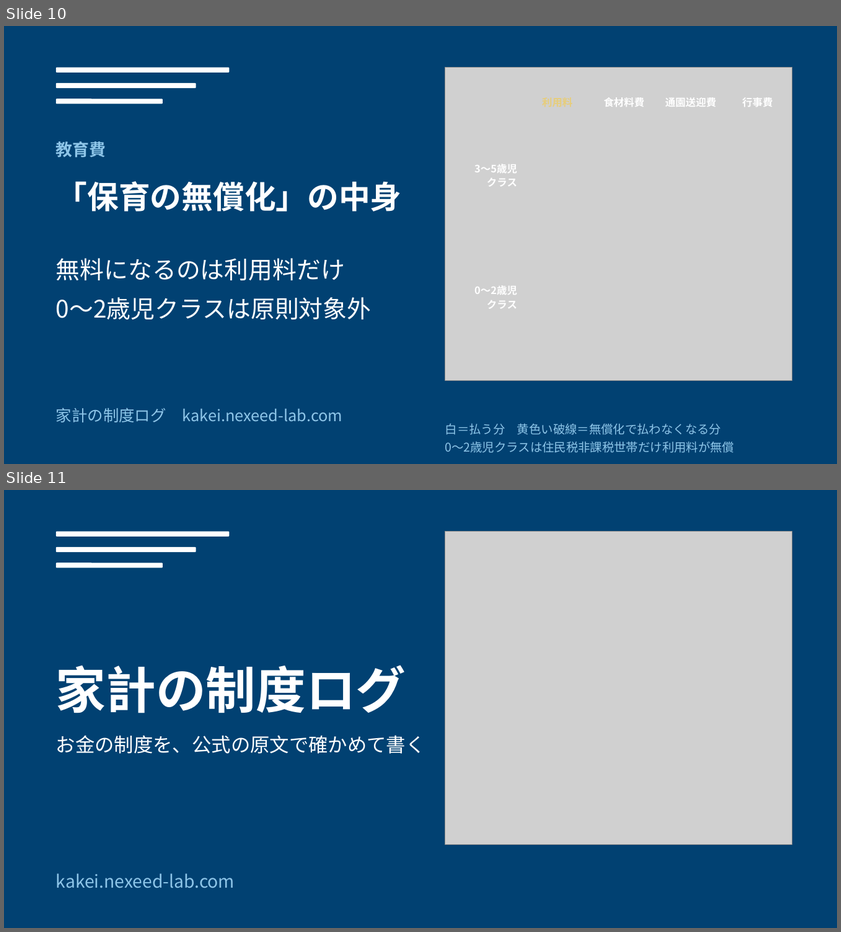
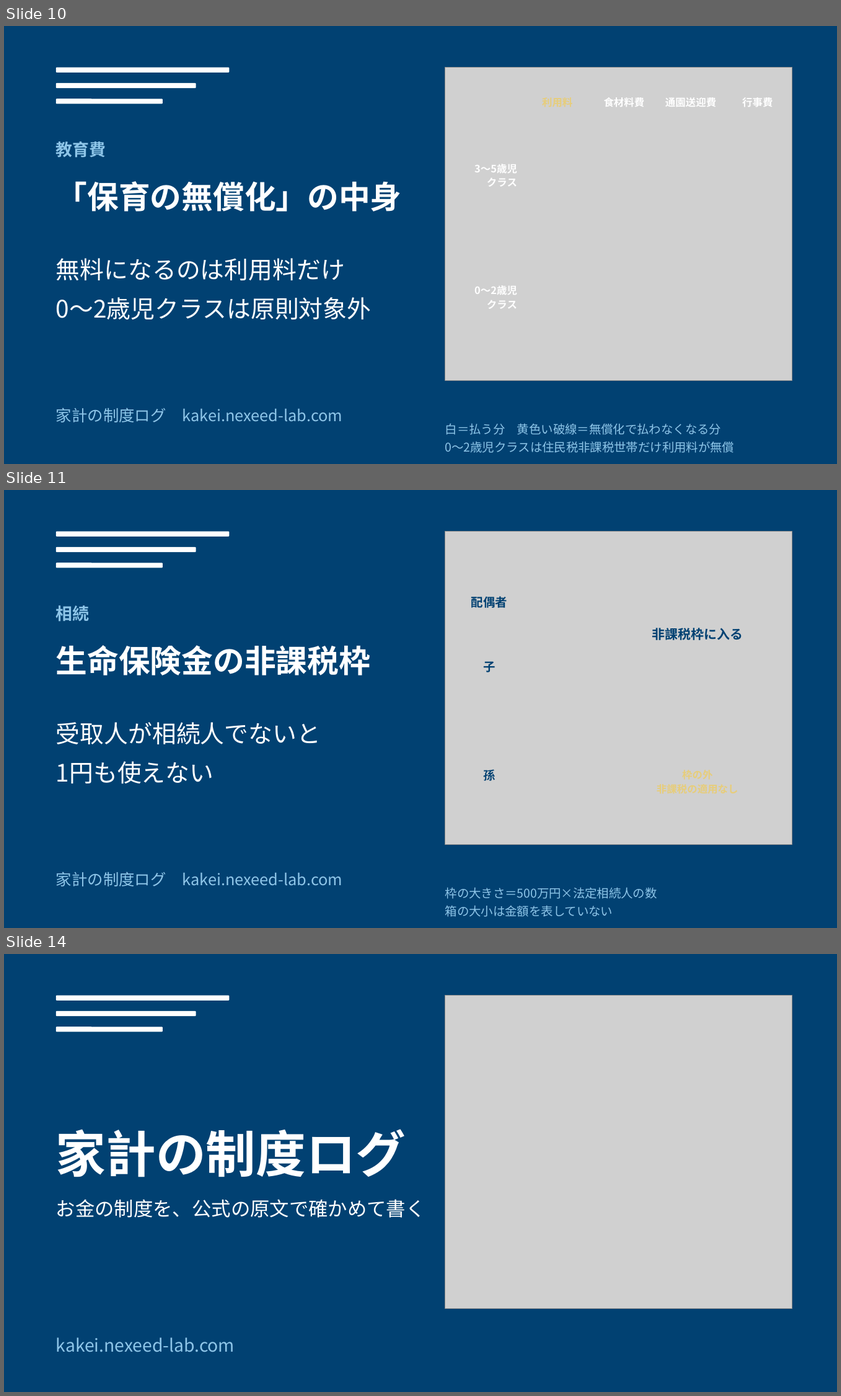
Before and after one commit to oshima0627/kakei, a slide deck: tools/article-images/article-images.pptx. Shown one above the other, each under a label of ours: slides 10 and 11 before the commit, slides 10, 11 and 14 after it; the slides between them are not shown. The pictures are 841x932 and 841x1396 pixels, drawn with LibreOffice and Linux fonts; fonts in the diff are those of the drawing; grey boxes stand for pictures. Boxes give left, top, right and bottom in pixels: in the first picture for what was removed or moved away, otherwise in the second. Text is boxed around its words. In the diff, an @@ line names an element or a change of style, - is before the commit and + after.

```diff
--- a/tools/article-images/article-images.pptx
+++ b/tools/article-images/article-images.pptx
@@ slide 11 added at <box>4,490,837,928</box>, background #014172 @@
@@ rounded rectangle added at <box>56,532,229,536</box>, fill #FFFFFF @@
@@ picture added at <box>445,532,793,844</box> @@
@@ rounded rectangle added at <box>56,546,196,551</box>, fill #FFFFFF @@
@@ rounded rectangle added at <box>56,563,163,568</box>, fill #FFFFFF @@
@@ text added at <box>471,596,507,608</box>, 13 pt, text #014172, bold @@
+配偶者
@@ text added at <box>56,605,90,621</box>, 18 pt, text #8EC5E8, bold @@
+相続
@@ text added at <box>653,628,744,640</box>, 14 pt, text #014172, bold @@
+非課税枠に入る
@@ text added at <box>56,645,370,675</box>, 34 pt, text #FFFFFF, bold @@
+生命保険金の非課税枠
@@ text added at <box>483,661,495,672</box>, 13 pt, text #014172, bold @@
+子
@@ text added at <box>56,722,321,784</box>, 26 pt, text #FFFFFF @@
+受取人が相続人でないと
+1円も使えない
@@ text added at <box>483,769,495,781</box>, 13 pt, text #014172, bold @@
+孫
@@ text added at <box>56,871,343,886</box>, 17 pt, text #8EC5E8 @@
+家計の制度ログ kakei.nexeed-lab.com
@@ text added at <box>445,887,657,917</box>, 13 pt, text #8EC5E8 @@
+枠の大きさ＝500万円×法定相続人の数
+箱の大小は金額を表していない
@@ text added at <box>445,905,613,917</box>, 11 pt, text #E7CD7A, bold @@
+枠の外
+非課税の適用なし
@@ what was slide 11 is now slide 14 @@
```
Also in this commit, not shown: 2 other slides added, 12 other files.
